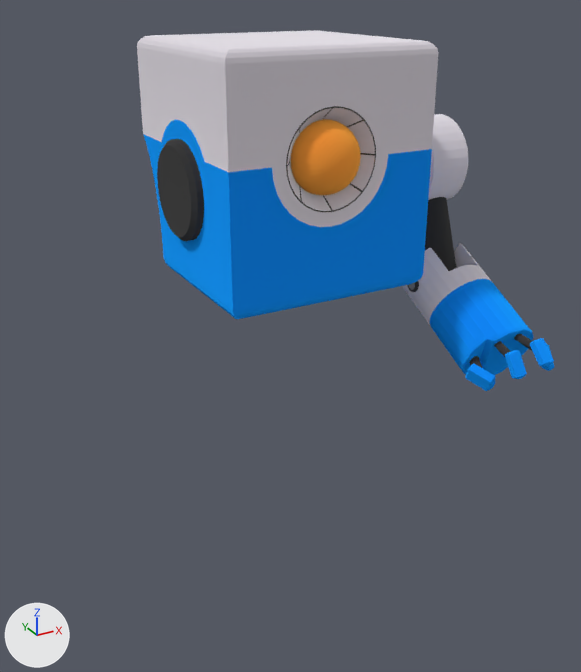
The Blender file little-robot.blend as it was, and as the next commit left it.
Rendered twice from a camera (50 mm lens) standing at (-1.38, -2.92, 2.19) and looking at (0.07, -0.29, 0.87). Every picture has the same lights, and +X, +Y and +Z are marked at lower left.

Script lines for the objects in view, before the commit:
```python
me_cube_001 = bpy.data.meshes.new('Cube.001')
me_cube_001.from_pydata(...)  # 2913 vertices, 2430 faces, 1 loose edge; spans x -0.415..1.025, y -0.815..0.509, z 0.554..2.02
# faces by material slot: [314, 239, 938, 449, 490]
me_cube_001.materials.append(mat_basecolor)  # white #e5e0e7
me_cube_001.materials.append(mat_bodypaintcolor)  # blue #179eff
me_cube_001.materials.append(mat_darkmetalcolor)  # dark grey #454545
me_cube_001.materials.append(mat_eyecolor)  # orange #ffac46
me_cube_001.materials.append(mat_lightmetalcolor)  # grey #9e9e9e
ob_cube = bpy.data.objects.new('Cube', me_cube_001)
ob_cube.location = (0.158, 0.037, -0.034)
```
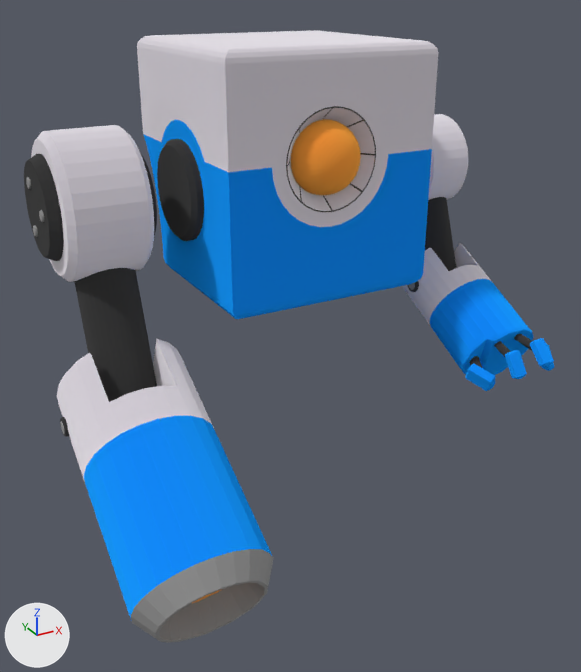
The newer file is also turned or shifted as a whole; pictures and numbers use the older file's frame.

What differs and where, as boxes [x1, y1, x2, y2] in the pictures (581 x 672 px; the box of a moved part takes in the faces that stretch with it):
'Cube', reshaped (27% wider, 70% taller)
    before: [137, 30, 554, 391]
    after: [24, 30, 554, 643]
part 1 of me_cube_001, added
    after: [74, 268, 157, 402]
part 2 of me_cube_001, added
    after: [31, 125, 154, 282]
part 3 of me_cube_001, added
    after: [24, 154, 157, 261]
part 4 of me_cube_001, added
    after: [26, 177, 31, 189]
part 5 of me_cube_001, added
    after: [39, 210, 44, 222]
part 6 of me_cube_001, added
    after: [33, 225, 38, 237]
part 7 of me_cube_001, added
    after: [60, 417, 69, 437]
part 8 of me_cube_001, added
    after: [57, 339, 273, 643]
part 9 of me_cube_001, moved or reshaped
    both: [143, 134, 233, 310]

Patch to the scene script:
```diff
--- a/little-robot.blend.py
+++ b/little-robot.blend.py
@@ me_cube_001 @@
 # used by ob_cube; location = (0.158, 0.037, -0.034)
-me_cube_001.from_pydata(...)  # 2913 vertices, 2430 faces, 1 loose edge; spans x -0.415..1.025, y -0.815..0.509, z 0.554..2.02
+me_cube_001.from_pydata(...)  # 4751 vertices, 3949 faces, 1 loose edge; spans x -1.016..1.025, y -1.097..0.509, z 0.12..2.02
+# me_cube_001 part 1: the loose piece of 448 vertices spanning x 0.756..0.925, y -0.201..0.17, z 0.844..1.543 is copied, and the copy is scaled about its middle by (-1.39, 1.39, 1.39), then moved by (-1.585, -0.056, -0.112); it spans x -0.862..-0.628, y -0.329..0.185, z 0.595..1.567
+# me_cube_001 part 2: the loose piece of 128 vertices spanning x 0.965..0.996, y -0.007..0.024, z 1.404..1.435 is copied, and the copy is scaled about its middle by (-10.3, 18.3, 18.3), then moved by (-1.73, 0.044, 0.032), in mat_basecolor (white #e5e0e7); it spans x -0.909..-0.589, y -0.227..0.333, z 1.172..1.732
+# me_cube_001 part 3: the loose piece of 128 vertices spanning x 0.965..0.996, y -0.007..0.024, z 1.404..1.435 is copied, and the copy is scaled about its middle by (-13, 13, 13), then moved by (-1.733, 0.045, 0.036), in mat_darkmetalcolor (dark grey #454545); it spans x -0.954..-0.551, y -0.145..0.251, z 1.257..1.653
+# me_cube_001 part 4: the loose piece of 128 vertices spanning x 0.656..0.711, y -0.159..-0.105, z 0.91..0.964 is copied, and the copy is turned -31.2 degrees about the x axis through its middle and scaled by 0.784, then moved by (-1.623, 0.244, 0.604); it spans x -0.961..-0.918, y 0.091..0.133, z 1.52..1.562
+# me_cube_001 part 5: the loose piece of 128 vertices spanning x 0.656..0.711, y -0.159..-0.105, z 0.91..0.964 is copied, and the copy is turned -31.2 degrees about the x axis through its middle and scaled by 0.784, then moved by (-1.623, 0.084, 0.517); it spans x -0.961..-0.918, y -0.069..-0.027, z 1.433..1.475
+# me_cube_001 part 6: the loose piece of 128 vertices spanning x 0.656..0.711, y -0.159..-0.105, z 0.91..0.964 is copied, and the copy is turned -31.2 degrees about the x axis through its middle and scaled by 0.784, then moved by (-1.623, 0.239, 0.422); it spans x -0.961..-0.918, y 0.085..0.128, z 1.338..1.38
+# me_cube_001 part 7: the loose piece of 128 vertices spanning x 0.657..0.734, y -0.17..-0.094, z 0.9..0.975 is copied, and the copy is moved by (-1.672, -0.095, -0.247); it spans x -1.014..-0.937, y -0.266..-0.19, z 0.653..0.728
+# me_cube_001 part 8: a new loose piece of 240 vertices spanning x -1.011..-0.492, y -1.097..-0.018, z 0.12..0.972
+# me_cube_001 part 9
+# 2 vertices are removed from x -0.368..0.522, y 0.509, z 1.613
+# 4 faces are deleted
+# 3 new faces join them, mat_bodypaintcolor (blue #179eff)
 me_cube_001.materials.append(mat_basecolor)
```
